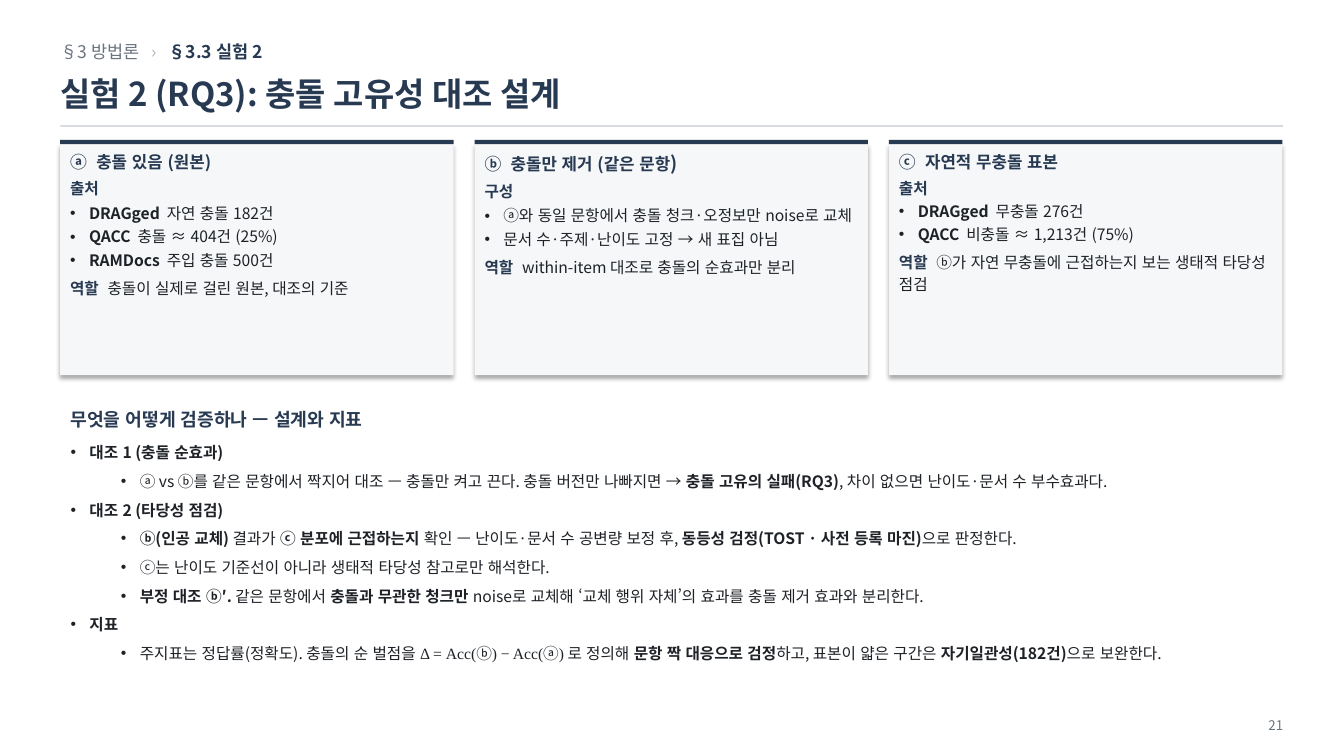
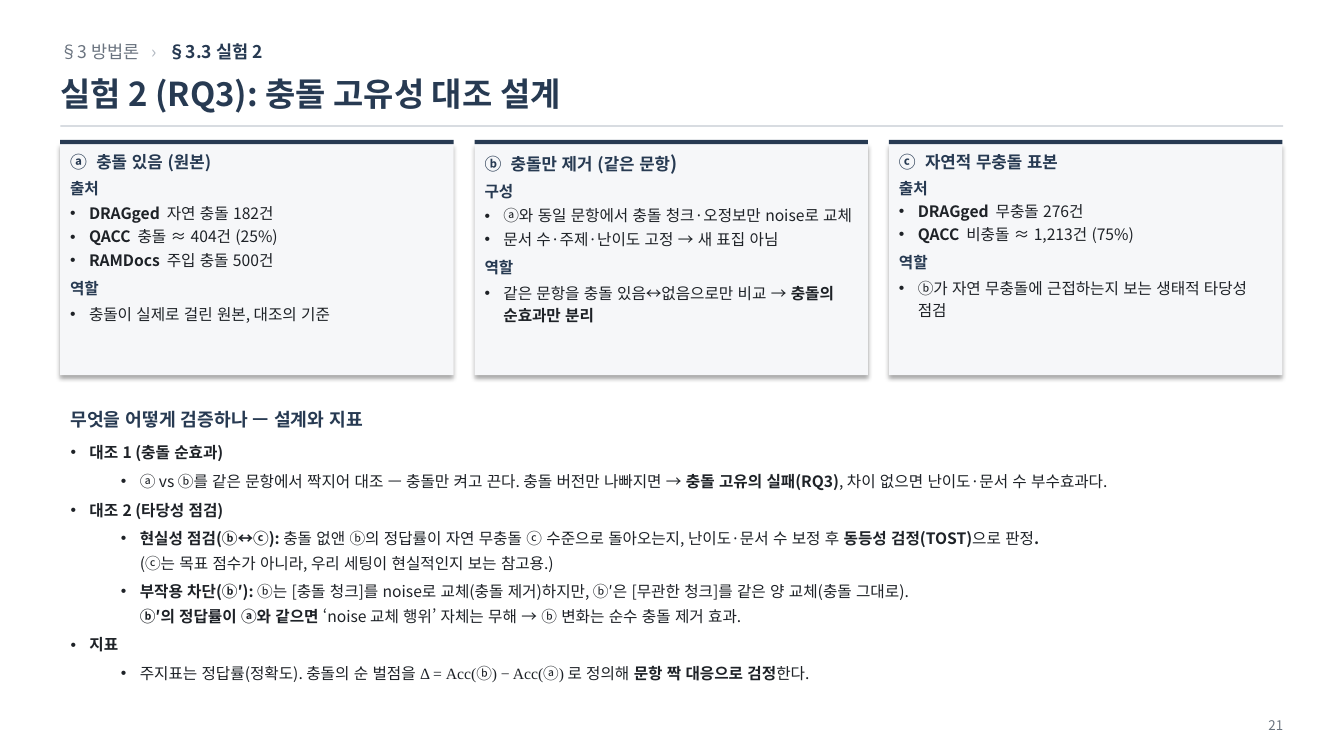
Before and after one commit to jin-ryu/thinkconflict, a slide deck: slide 21 of docs/ThinkConflict_연구보고.pptx. Drawn at 1344x756 pixels with LibreOffice and Linux fonts; fonts in the diff are those of the drawing. Boxes give left, top, right and bottom in pixels: in the first picture for what was removed or moved away, otherwise in the second. Text is boxed around its words. In the diff, an @@ line names an element or a change of style, - is before the commit and + after.

```diff
--- a/docs/ThinkConflict_연구보고.pptx
+++ b/docs/ThinkConflict_연구보고.pptx
@@ text in rectangle at (485,259,834,323): text changed @@
-역할 within-item 대조로 충돌의 순효과만 분리
+역할
+• 같은 문항을 충돌 있음↔없음으로만 비교 → 충돌의 순효과만 분리
@@ text in rectangle at (899,254,1247,317): text changed @@
-역할 ⓑ가 자연 무충돌에 근접하는지 보는 생태적 타당성 점검
+역할
+• ⓑ가 자연 무충돌에 근접하는지 보는 생태적 타당성 점검
@@ text in rectangle at (70,280,330,323): text changed @@
-역할 충돌이 실제로 걸린 원본, 대조의 기준
+역할
+• 충돌이 실제로 걸린 원본, 대조의 기준
@@ text at (140,530,1039,624): text changed @@
-  • ⓑ(인공 교체) 결과가 ⓒ 분포에 근접하는지 확인 — 난이도·문서 수 공변량 보정 후, 동등성 검정(TOST · 사전 등록 마진)으로 판정한다.
-  • ⓒ는 난이도 기준선이 아니라 생태적 타당성 참고로만 해석한다.
-  • 부정 대조 ⓑ′. 같은 문항에서 충돌과 무관한 청크만 noise로 교체해 ‘교체 행위 자체’의 효과를 충돌 제거 효과와 분리한다.
+  • 현실성 점검(ⓑ↔ⓒ): 충돌 없앤 ⓑ의 정답률이 자연 무충돌 ⓒ 수준으로 돌아오는지, 난이도·문서 수 보정 후 동등성 검정(TOST)으로 판정.
+    (ⓒ는 목표 점수가 아니라, 우리 세팅이 현실적인지 보는 참고용.)
+  • 부작용 차단(ⓑ′): ⓑ는 [충돌 청크]를 noise로 교체(충돌 제거)하지만, ⓑ′은 [무관한 청크]를 같은 양 교체(충돌 그대로).
+    ⓑ′의 정답률이 ⓐ와 같으면 ‘noise 교체 행위’ 자체는 무해 → ⓑ 변화는 순수 충돌 제거 효과.
@@ text at (140,665,809,682): text changed @@
-  • 주지표는 정답률(정확도). 충돌의 순 벌점을 Δ = Acc(ⓑ) − Acc(ⓐ) 로 정의해 문항 짝 대응으로 검정하고, 표본이 얇은 구간은 자기일관성(182건)으로 보완한다.
+  • 주지표는 정답률(정확도). 충돌의 순 벌점을 Δ = Acc(ⓑ) − Acc(ⓐ) 로 정의해 문항 짝 대응으로 검정한다.
```
Also in this commit, not shown: 5 other slides changed, 15 other files.
